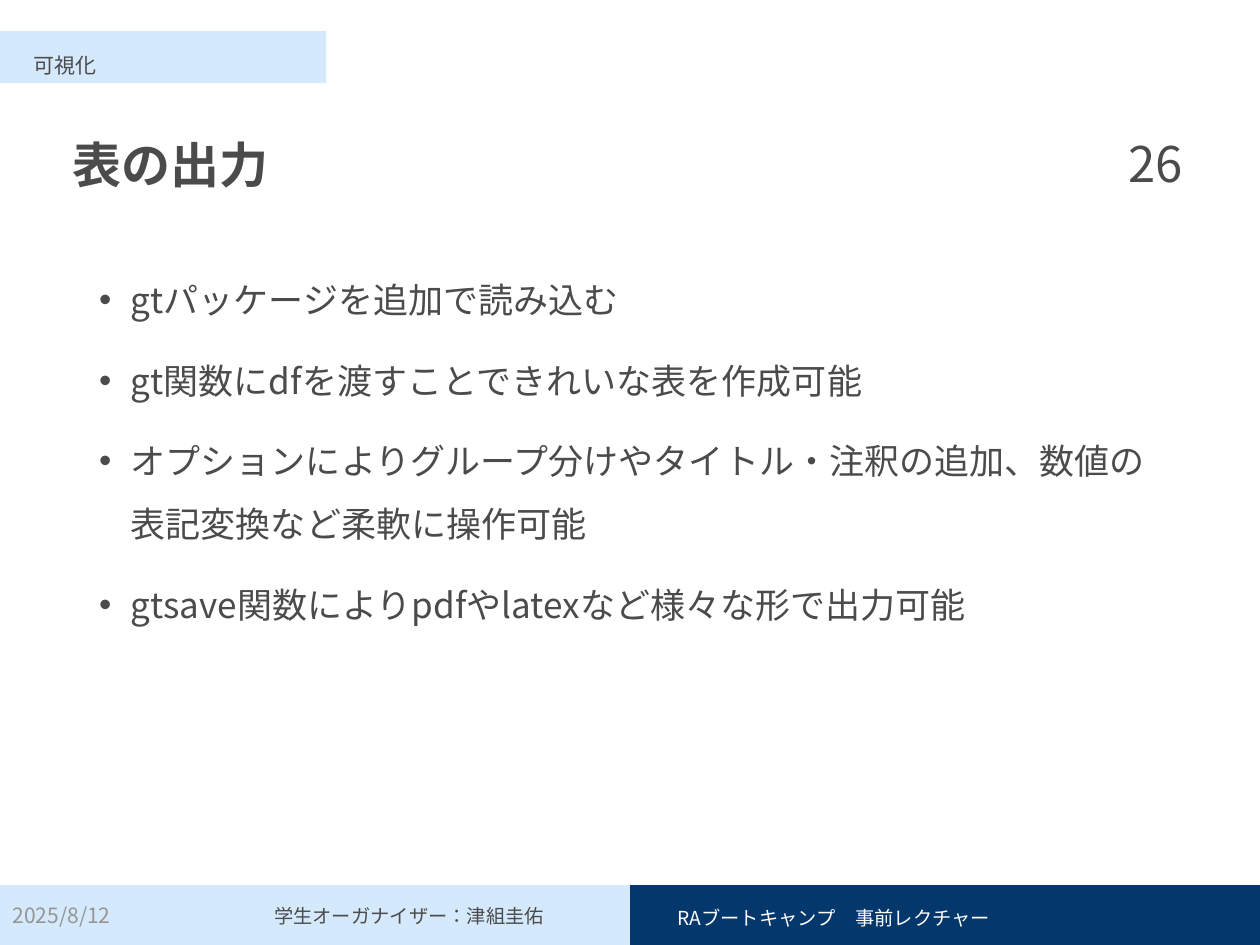
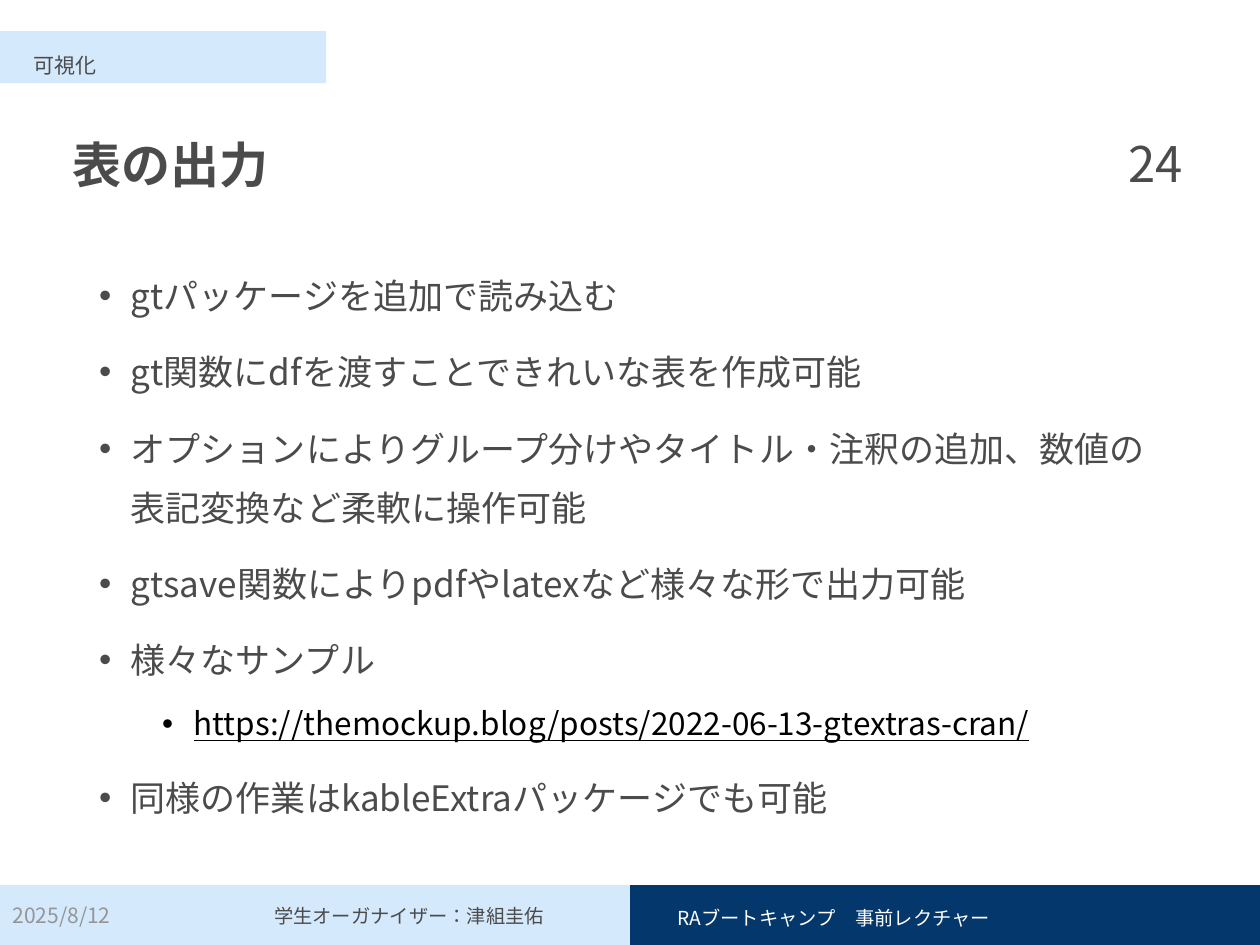
Before and after one commit to Keisuke-Tsugumi/pre-lecture, a slide deck: slide 24 of 事前レクチャー_スライド.pptx (slide 26 before the commit). Drawn at 1260x945 pixels with LibreOffice and Linux fonts; fonts in the diff are those of the drawing. Boxes give left, top, right and bottom in pixels: in the first picture for what was removed or moved away, otherwise in the second. Text is boxed around its words. In the diff, an @@ line names an element or a change of style, - is before the commit and + after.

```diff
--- a/事前レクチャー_スライド.pptx
+++ b/事前レクチャー_スライド.pptx
@@ page number at bbox=[1129, 145, 1183, 182]: text changed @@
-26
+24
@@ text at bbox=[131, 279, 1145, 606]: line spacing 1.5 to 1.4 @@
@@ text at bbox=[131, 643, 1029, 814]: paragraphs added @@
+• 様々なサンプル
+  • https://themockup.blog/posts/2022-06-13-gtextras-cran/
+• 同様の作業はkableExtraパッケージでも可能
```
Also in this commit, not shown: 14 other slides changed, 1 slide removed, 3 other files.
